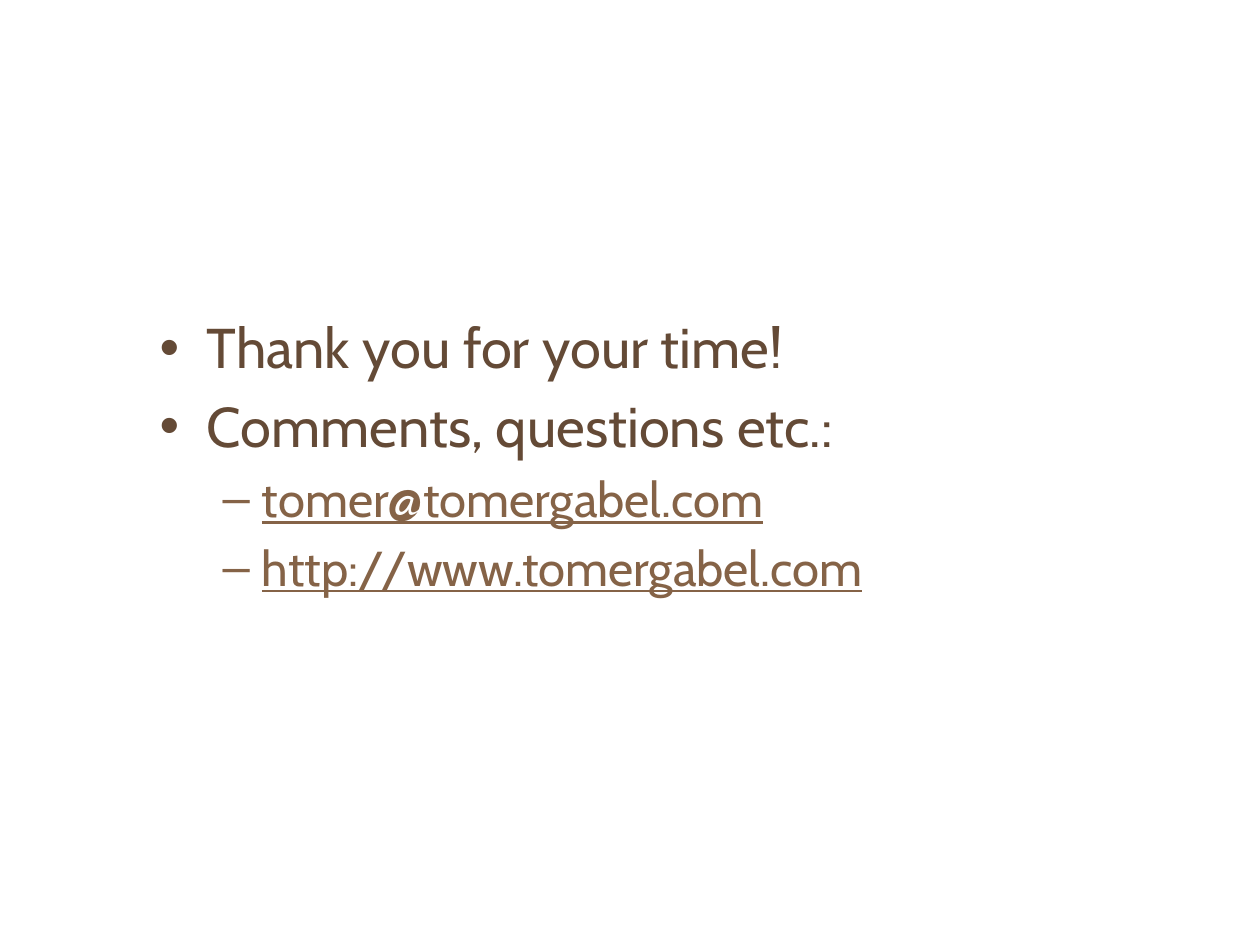
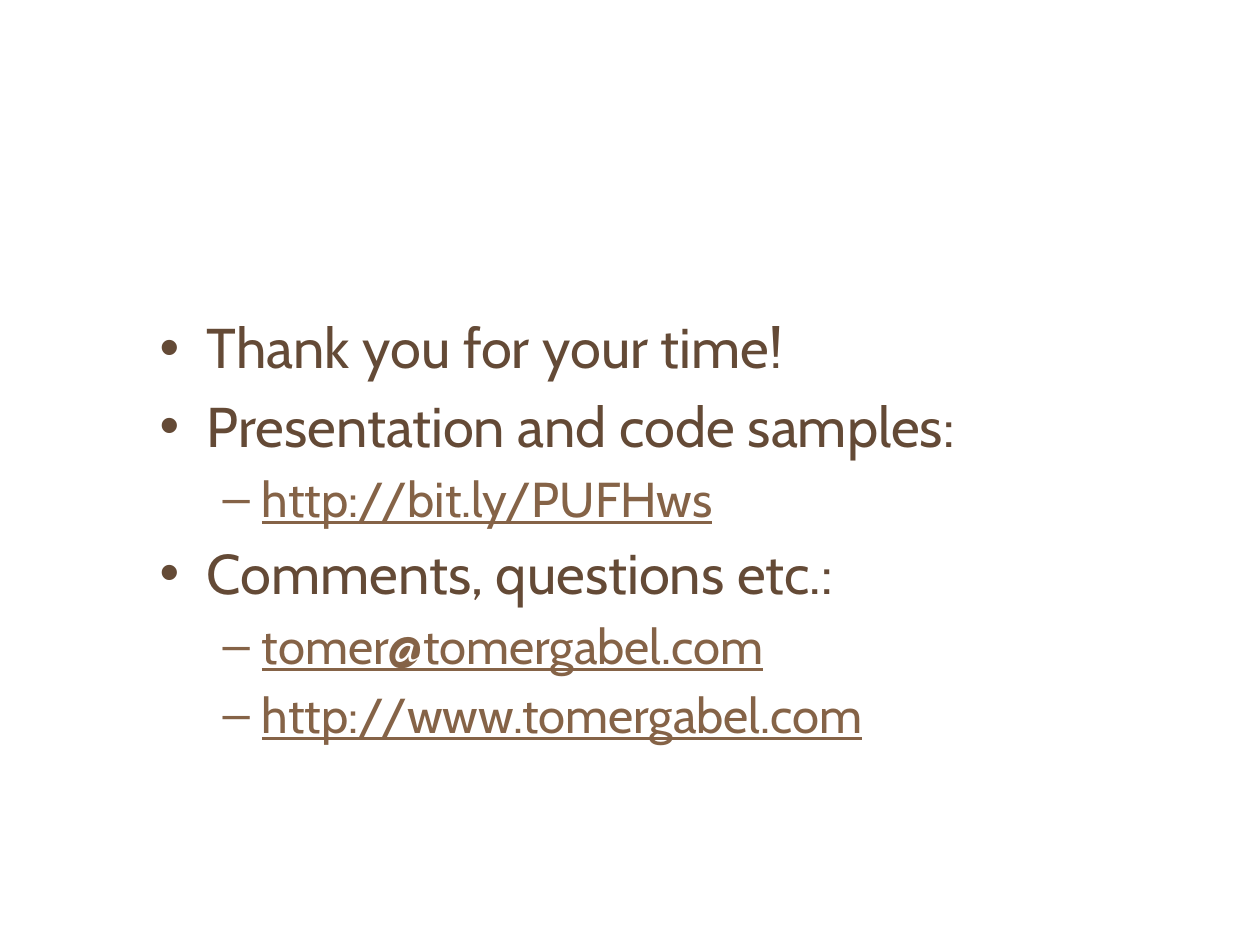
Before and after one commit to holograph/examples, a slide deck: slide 9 of production-debugging/production-debugging-101.pptx (slide 8 before the commit). Drawn at 1260x945 pixels with LibreOffice and Linux fonts; fonts in the diff are those of the drawing; background and template pictures are left out. Boxes give left, top, right and bottom in pixels: in the first picture for what was removed or moved away, otherwise in the second. Text is boxed around its words. In the diff, an @@ line names an element or a change of style, - is before the commit and + after.

Commit message:
Corrected deadlock sample + minor improvement to the presentation

```diff
--- a/production-debugging/production-debugging-101.pptx
+++ b/production-debugging/production-debugging-101.pptx
@@ text at box(207, 405, 955, 528): paragraphs added @@
+• Presentation and code samples:
+  – http://bit.ly/PUFHws
```
Also in this commit, not shown: 1 slide added, 1 other file.
